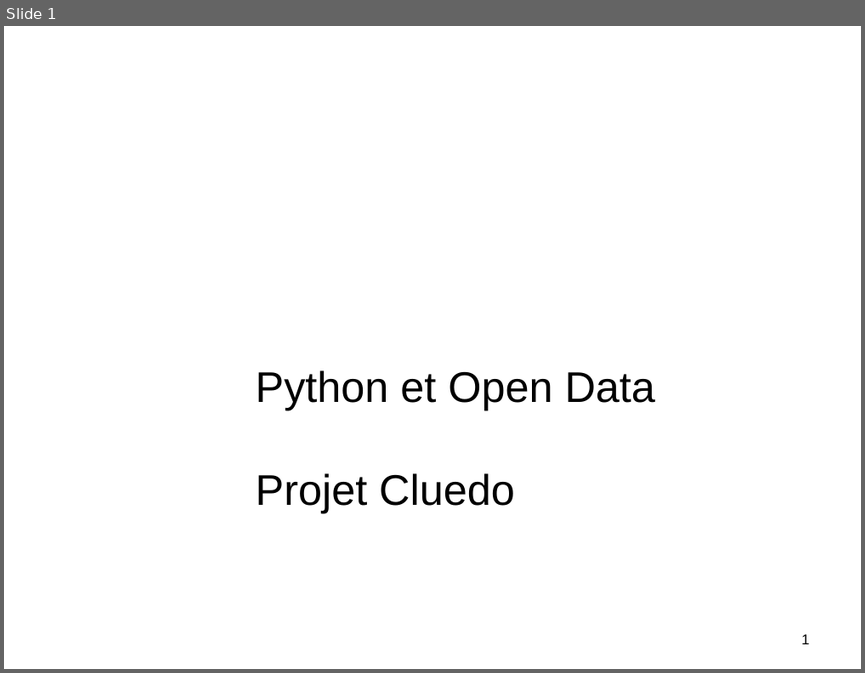
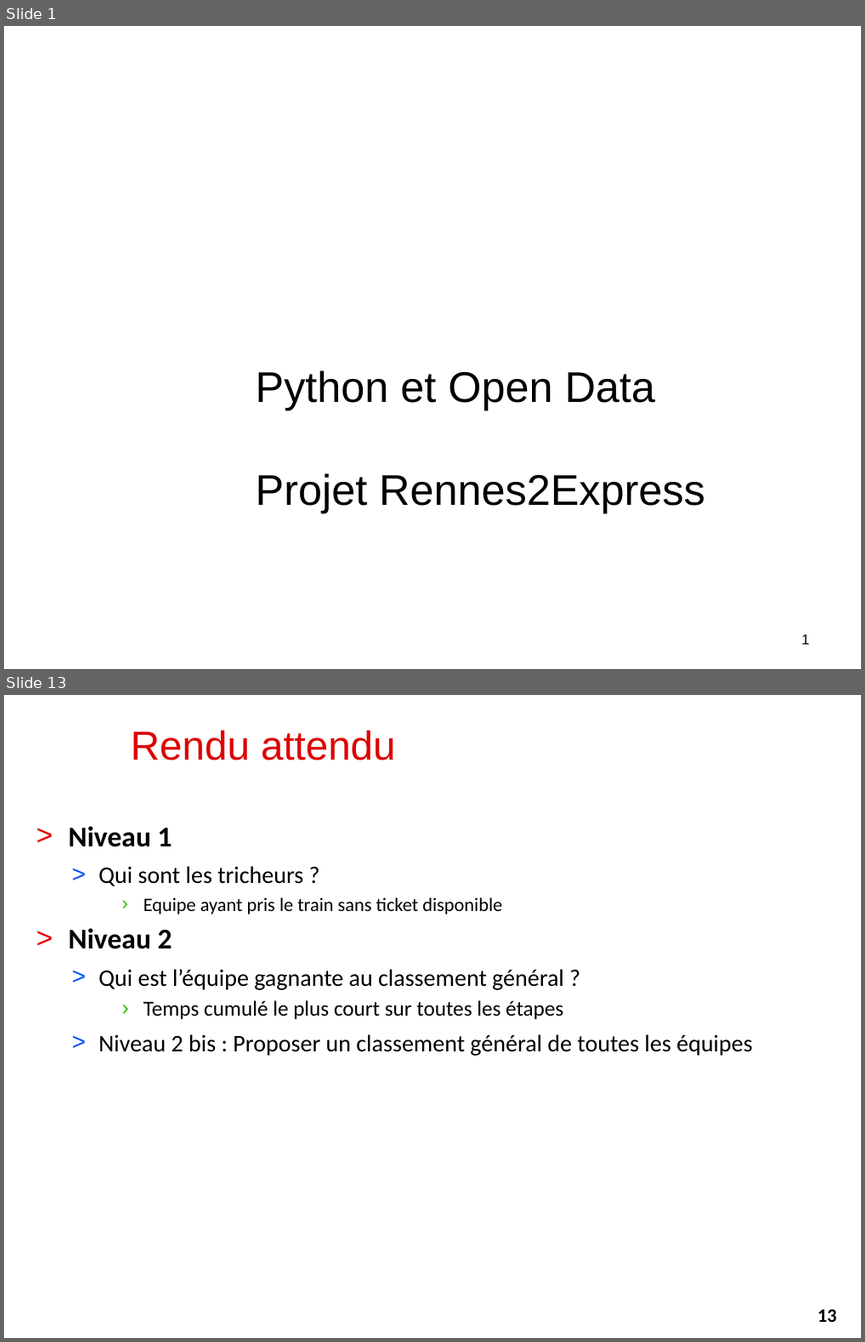
Before and after one commit to alemaitr/python_opendata_l2, a slide deck: pres_projet.pptx. Shown one above the other, each under a label of ours: slide 1 before the commit, slides 1 and 13 after it; the slides between them are not shown. The pictures are 865x673 and 865x1342 pixels, drawn with LibreOffice and Linux fonts; fonts in the diff are those of the drawing; background and template pictures are left out. Boxes give left, top, right and bottom in pixels: in the first picture for what was removed or moved away, otherwise in the second. Text is boxed around its words. In the diff, an @@ line names an element or a change of style, - is before the commit and + after.

Commit message:
Mise à jour présentation Rennes 2 Express

```diff
--- a/pres_projet.pptx
+++ b/pres_projet.pptx
@@ slide 13 added at bbox=[4, 695, 861, 1338], background #FFFFFF @@
@@ title added at bbox=[131, 730, 395, 760], 34 pt, text #DE0000 @@
+Rendu attendu
@@ text added at bbox=[69, 826, 752, 1055], 20 pt, text #000000 @@
+> Niveau 1
+  > Qui sont les tricheurs ?
+    › Equipe ayant pris le train sans ticket disponible
+> Niveau 2
+  > Qui est l’équipe gagnante au classement général ?
+    › Temps cumulé le plus court sur toutes les étapes
+  > Niveau 2 bis : Proposer un classement général de toutes les équipes
@@ page number added at bbox=[800, 1298, 854, 1332], fill #FFFFFF, outline #FFFFFF 0.75 pt, 16 pt, text #000000, bold @@
+13
@@ slide 1 changed as well @@
@@ title at bbox=[256, 370, 705, 513]: text changed @@
-Python et Open Data
-Projet Cluedo
+Python et Open Data
+Projet Rennes2Express
```
Also in this commit, not shown: 3 other slides changed, 10 other slides added, 7 slides removed, 2 other files.
